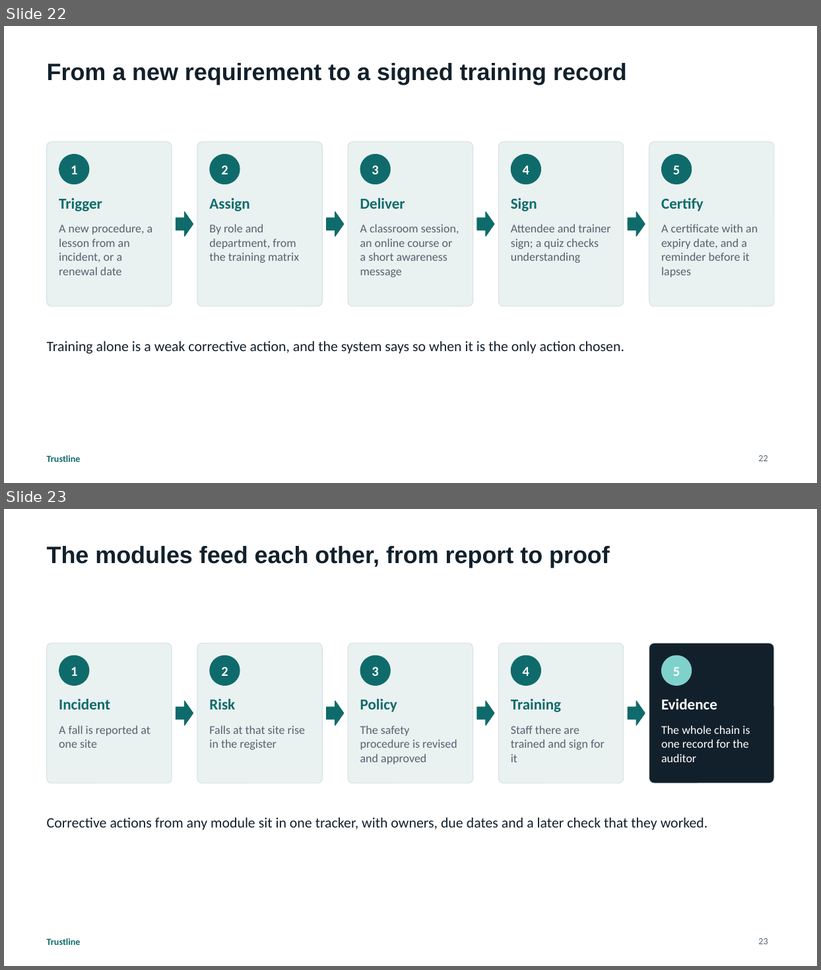
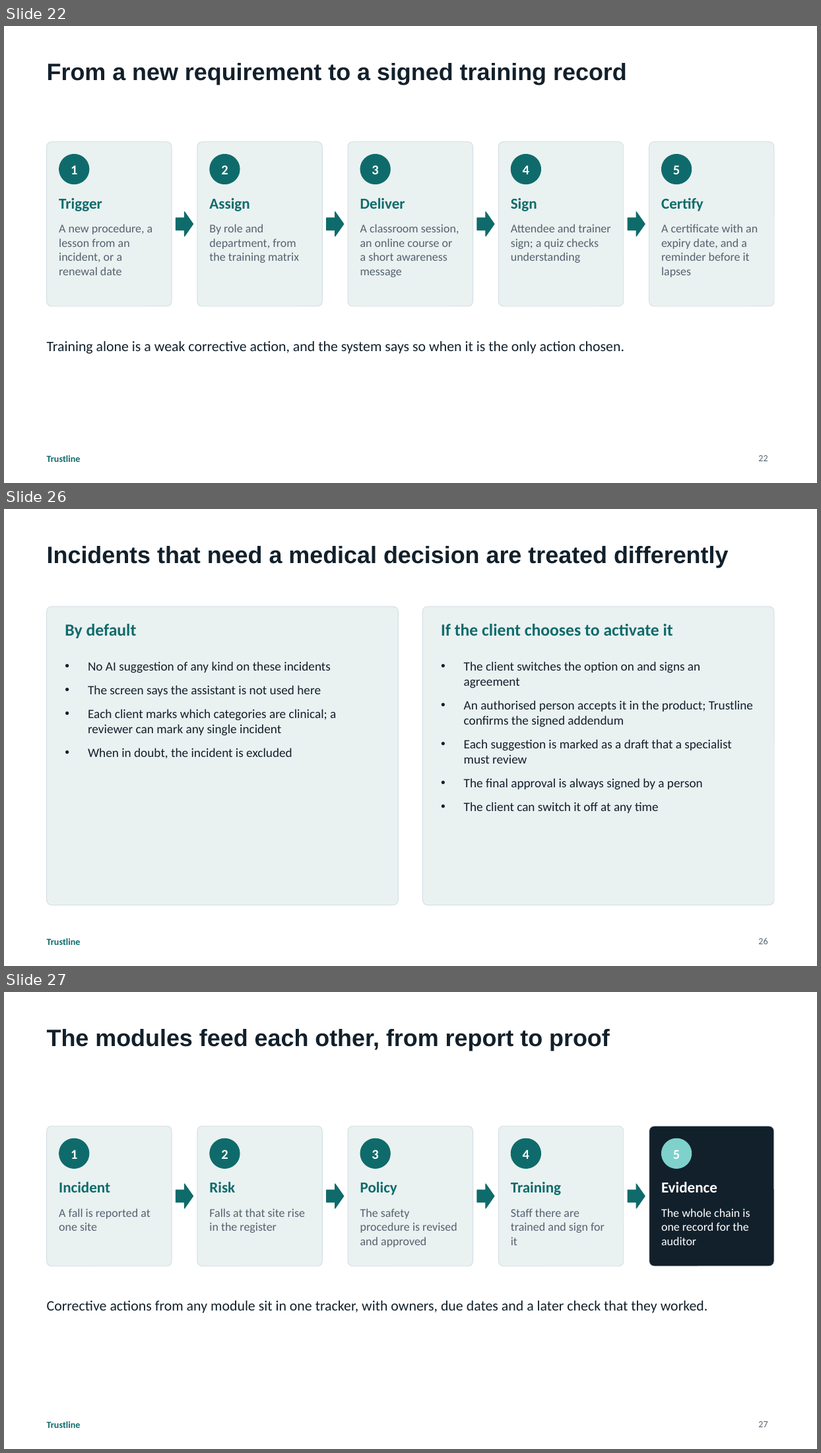
Before and after one commit to husseinalbustany/Trustline, a slide deck: docs/presentations/Trustline-Platform-Overview.pptx. Shown one above the other, each under a label of ours: slides 22 and 23 before the commit, slides 22, 26 and 27 after it; the slides between them are not shown. The pictures are 821x970 and 821x1453 pixels, drawn with LibreOffice and Linux fonts; fonts in the diff are those of the drawing. Boxes give left, top, right and bottom in pixels: in the first picture for what was removed or moved away, otherwise in the second. Text is boxed around its words. In the diff, an @@ line names an element or a change of style, - is before the commit and + after.

```diff
--- a/docs/presentations/Trustline-Platform-Overview.pptx
+++ b/docs/presentations/Trustline-Platform-Overview.pptx
@@ slide 26 added at <box>4,509,817,966</box>, background #FFFFFF; not listed: 1 template element that a slide beside it also shows @@
@@ title added at <box>47,546,728,568</box>, 28 pt, text #12202B, bold @@
+Incidents that need a medical decision are treated differently
@@ rounded rectangle added at <box>47,607,398,906</box>, fill #EAF1F1, outline #D5DEE3 0.75 pt @@
@@ rounded rectangle added at <box>423,607,774,906</box>, fill #EAF1F1, outline #D5DEE3 0.75 pt @@
@@ text added at <box>65,624,137,638</box>, 20 pt, text #0F6B6B, bold @@
+By default
@@ text added at <box>441,624,673,636</box>, 20 pt, text #0F6B6B, bold @@
+If the client chooses to activate it
@@ text added at <box>88,661,336,759</box>, 15 pt, text #12202B @@
+• No AI suggestion of any kind on these incidents
+• The screen says the assistant is not used here
+• Each client marks which categories are clinical; a reviewer can mark any single incident
+• When in doubt, the incident is excluded
@@ text added at <box>464,661,753,813</box>, 15 pt, text #12202B @@
+• The client switches the option on and signs an agreement
+• An authorised person accepts it in the product; Trustline confirms the signed addendum
+• Each suggestion is marked as a draft that a specialist must review
+• The final approval is always signed by a person
+• The client can switch it off at any time
@@ page number added at <box>758,938,768,945</box>, 11 pt, text #55636F @@
+26
@@ what was slide 23 is now slide 27 @@
@@ page number at <box>758,1422,768,1428</box>: text changed @@
-23
+27
```
Also in this commit, not shown: 2 slides changed, 6 other slides added, 1 other file.
